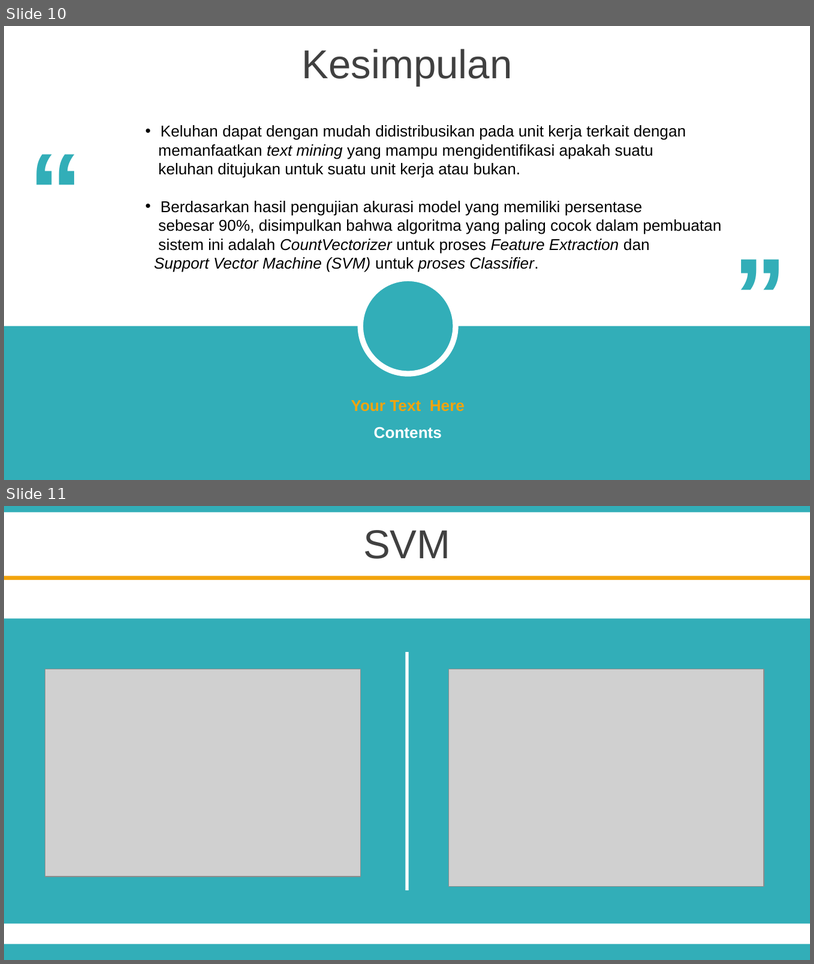
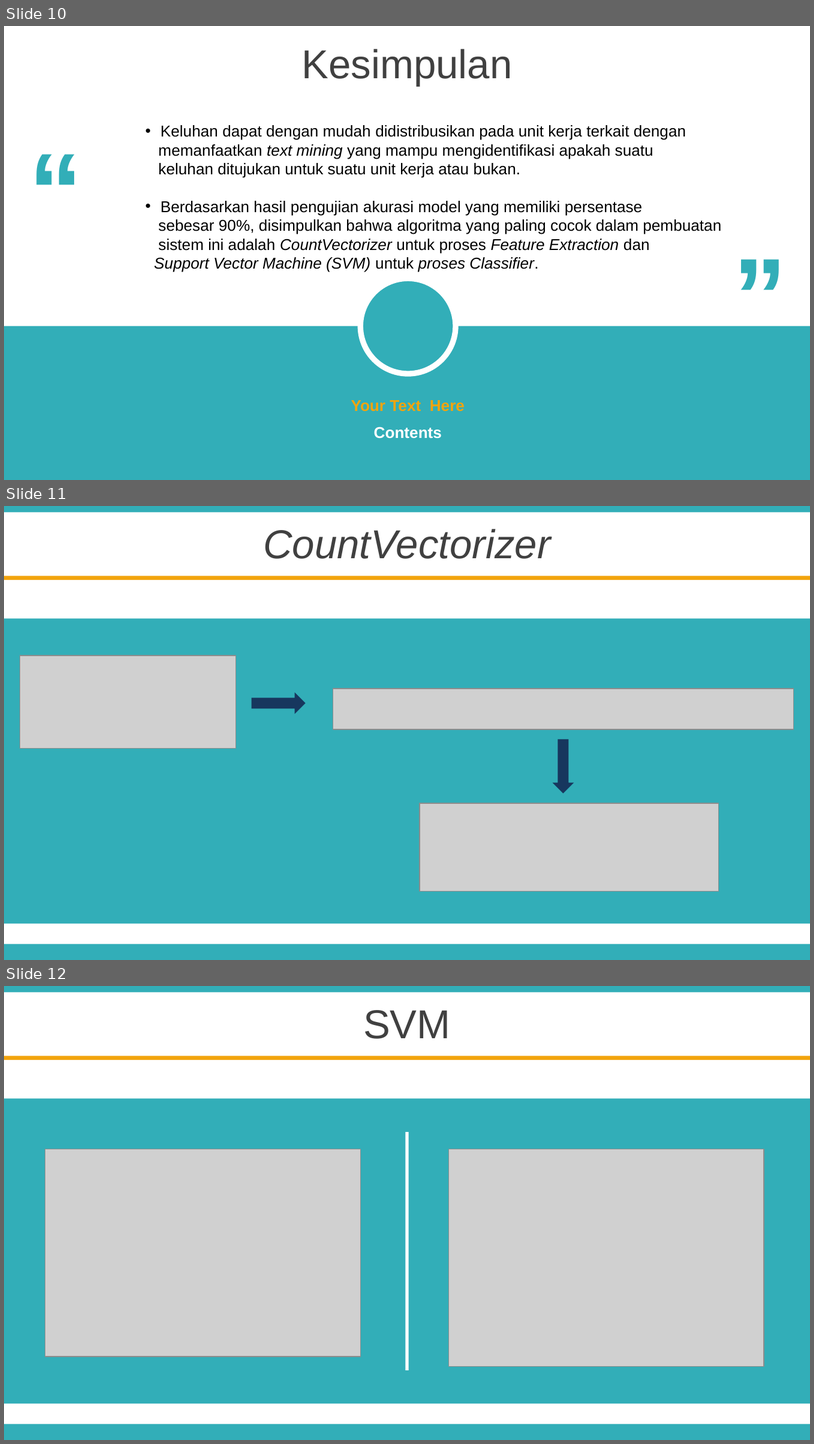
Before and after one commit to Elbaayu27/TugasAkhir, a slide deck: SIDANG/PPT SIDANG.pptx. Shown one above the other, each under a label of ours: slides 10 and 11 before the commit, slides 10, 11 and 12 after it. The pictures are 814x964 and 814x1444 pixels, drawn with LibreOffice and Linux fonts; fonts in the diff are those of the drawing; grey boxes stand for pictures; background and template pictures are left out. Boxes give left, top, right and bottom in pixels: in the first picture for what was removed or moved away, otherwise in the second. Text is boxed around its words. In the diff, an @@ line names an element or a change of style, - is before the commit and + after.

```diff
--- a/SIDANG/PPT SIDANG.pptx
+++ b/SIDANG/PPT SIDANG.pptx
@@ slide 11 added at (x1=4, y1=506, x2=810, y2=960), background #FFFFFF; not listed: 2 template elements that a slide beside it also shows @@
@@ text added at (x1=263, y1=529, x2=551, y2=559), 36 pt, text #404040, italic @@
+CountVectorizer
@@ rectangle added at (x1=4, y1=576, x2=810, y2=580), fill #F2A40D @@
@@ rectangle added at (x1=4, y1=619, x2=810, y2=924), fill #32AEB8 @@
@@ picture added at (x1=20, y1=655, x2=236, y2=748) @@
@@ right arrow added at (x1=252, y1=692, x2=306, y2=714), fill #17375E @@
@@ picture added at (x1=333, y1=688, x2=794, y2=729) @@
@@ right arrow added at (x1=552, y1=739, x2=574, y2=793), fill #17375E @@
@@ picture added at (x1=420, y1=803, x2=719, y2=891) @@
@@ what was slide 11 is now slide 12 @@
```
Also in this commit, not shown: 1 slide changed, 8 other slides added, 2 slides removed, 3 other files.
